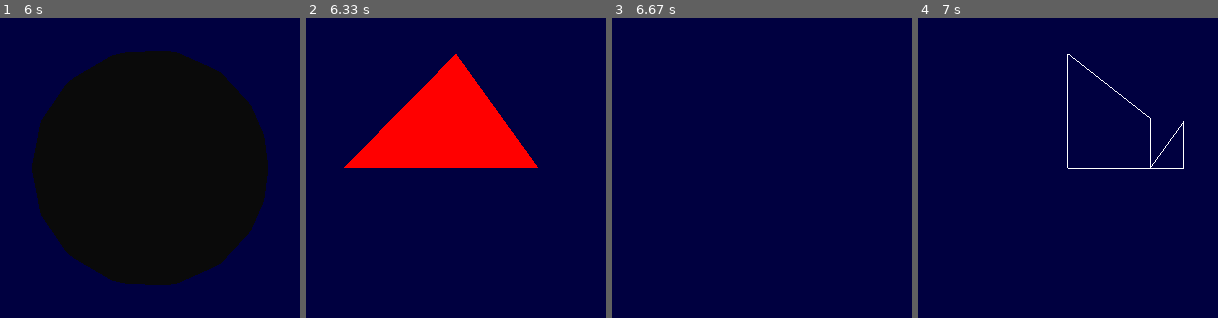
Above: before the commit, frames 1-4 (left to right).
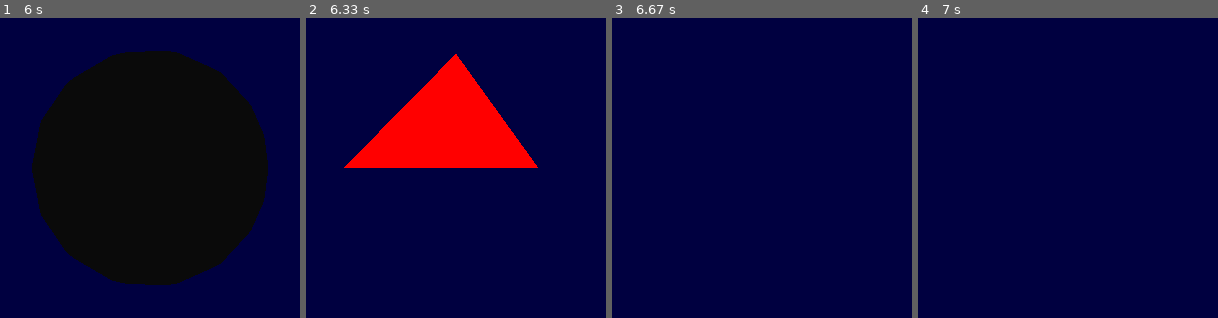
Above: after the commit, the same moments.

Repository: Distrotech/PyOpenGL
Game: pygame game, started from tests/tests.py
The game is run twice, just before and just after one commit, with the same random seed, the same clock (stepped at 60 frames per second) and the same inputs. The source is Python 2; it was converted automatically to run under Python 3.
Inputs:
- Up to frame 1 (6 s): no input
- Up to frame 2 (6.33 s): no input
- Up to frame 3 (6.67 s): no input
- Up to frame 4 (7 s): no input

Frames 1-3 are identical in both runs. In frame 4, 0.5% of the frame differs, in the area x 49-89%, y 12-51%.

Commit message:
FGLX raises a different error for the glBitmap call!

Diff:
--- a/tests/tests.py
+++ b/tests/tests.py
@@ -202,7 +202,7 @@
 		try:
 			glBitmap(-1,-1,0,0,0,0,"")
 		except Exception, err:
-			assert err.err == 1281, ("""Expected invalid value (1281)""", err.err)
+			assert err.err in (1281,1282), ("""Expected invalid value (1281) or invalid operation (1282)""", err.err)
 		else:
 			raise RuntimeError( """No error on invalid glBitmap""" )
 	def test_quadrics( self ):
@@ -557,7 +557,7 @@
 					glDrawElements( GL_LINE_LOOP, len(indices), GL_UNSIGNED_INT, indices )
 				finally:
 					d.unbind()
-				lastPoint = [[1.5,(1/255.) * float(x),0]]
+				lastPoint = numpy.array( [[1.5,(1/255.) * float(x),0]] )
 				d[-2:-1] = lastPoint
 				glFlush()
 				pygame.display.flip()
